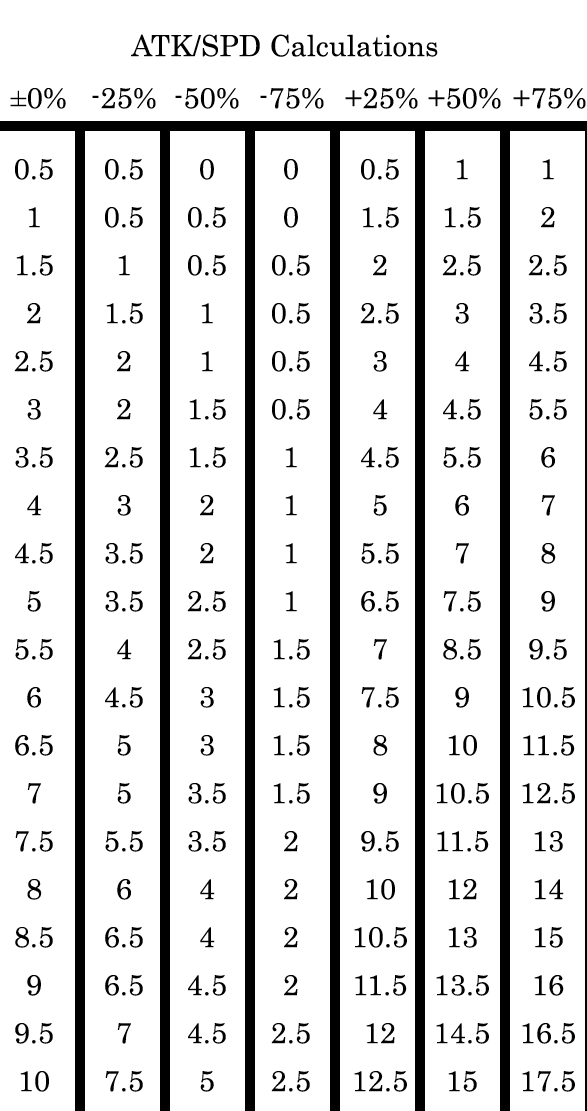
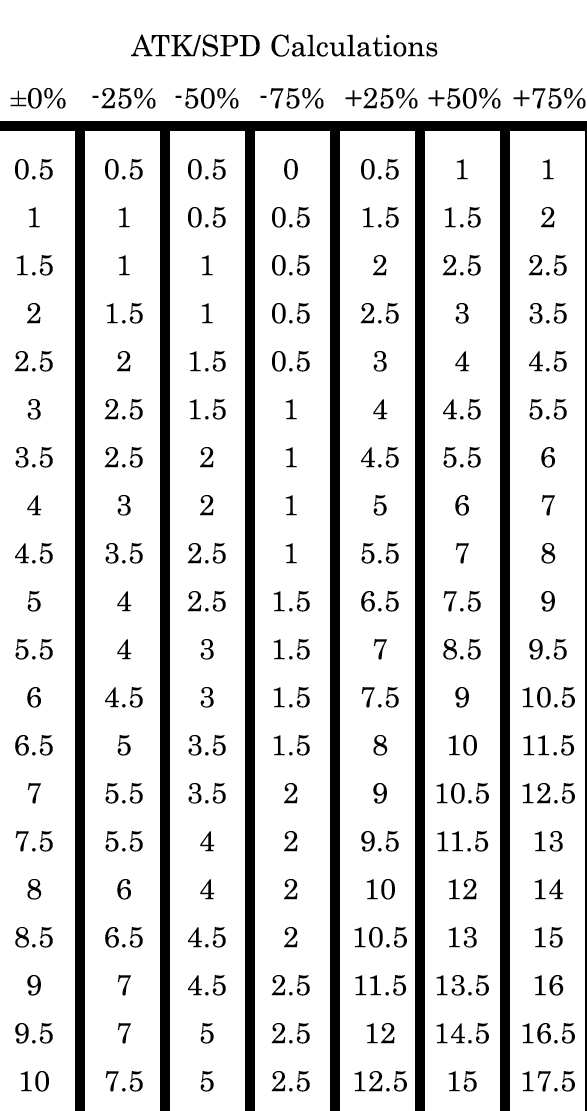
Layered file, before and after one edit (587×1111). Changes by layer:
painted on "+75% values" over [539,412,562,994]
painted on "+50% values" over [453,460,474,1085]
painted on "+25% values" over [371,556,387,837]
painted on "-75% values" over [271,207,310,996]
painted on "-50% Values" over [187,159,226,1044]
painted on "-25% Values" over [104,207,143,1079]
